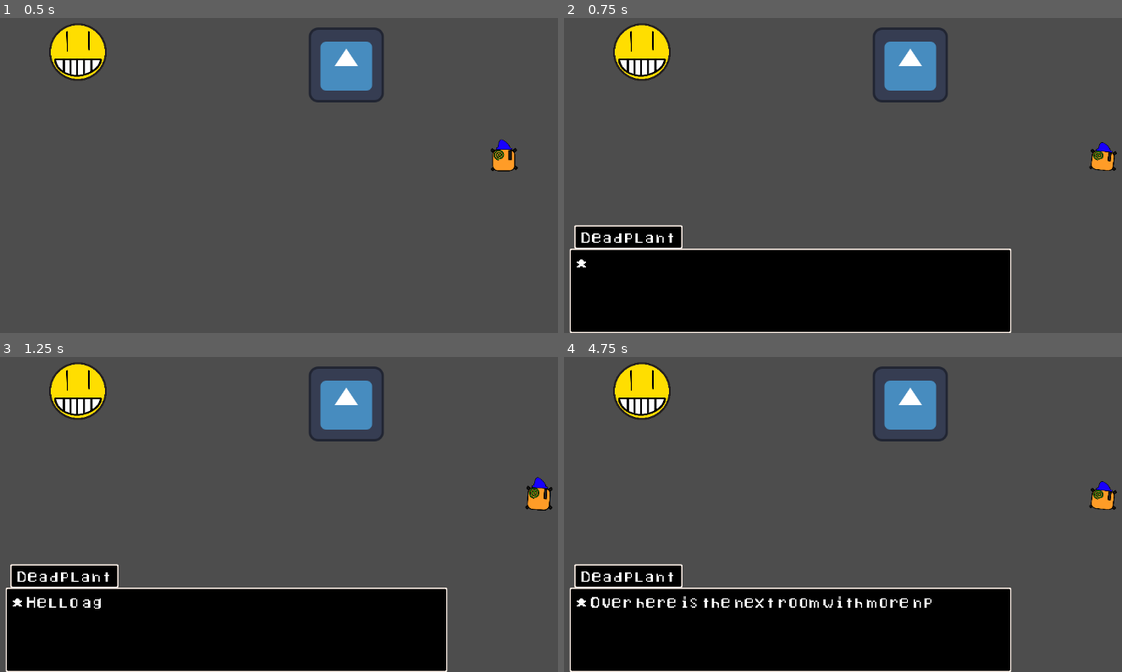
Above: before the commit, frames 1-4 (two rows, left to right).
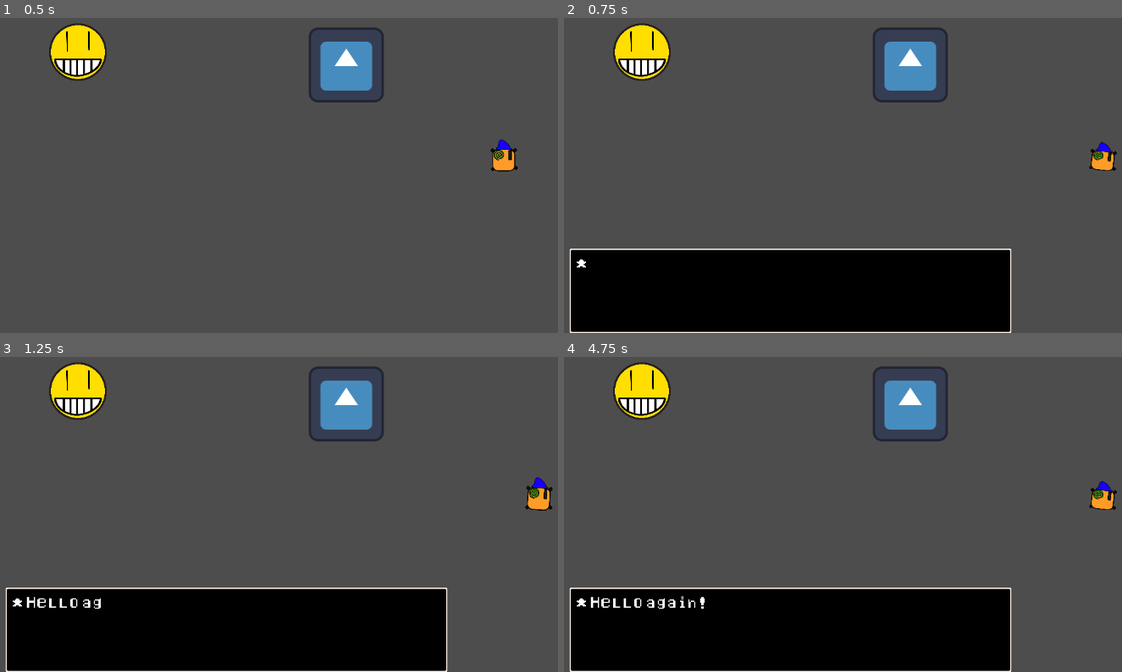
Above: after the commit, the same moments.

Repository: DeadPlant09/Godot-Dialogue-system
Game: Godot game, scene res://Scene's/Area's/Room 1.tscn
Two runs of this game, one before a commit and one after it. Both use one fixed random seed, a clock stepped at 60 frames per second and the inputs below. The engine's default icon, where the game draws it, is replaced by a stand-in: a white triangle on a blue panel in a dark square.
Inputs:
- Up to frame 1 (0.5 s): no input
- Up to frame 2 (0.75 s): hold Right (Right) from 0.53 s (still down); hold E (Continue) from 0.53 s (still down)
- Up to frame 3 (1.25 s): keep holding Right (Right); keep holding E (Continue)
- Up to frame 4 (4.75 s): tap Enter at 1.25 s; release Right (Right) at 1.28 s; release E (Continue) at 1.28 s; hold Down (Down) 1.28-2.03 s; tap E (Continue) at 1.35, 2.85, 4.35 s; hold Right (Right) 2.03-2.78 s; hold E (Continue) 2.03-2.78 s; hold Up (Up) 2.78-3.53 s; hold E (Continue) 3.53-4.28 s; hold Left (Left) from 3.53 s (still down)

Frame 1 is identical in both runs. In frame 2, 1.4% of the frame differs, in the area x 1-22%, y 65-74%; in frame 3, 1.4%; in frame 4, 2.3%, in the area x 1-66%, y 65-80%.

Commit message:
more features for signals
1) you can make the dialogue wait for when he signal was finshed

2) you can do signal actions without emiting the signal

p.s i fixed npc animation

Diff:
--- a/Resourses/Objects.json
+++ b/Resourses/Objects.json
@@ -1,7 +1,7 @@
 {
 	"1":[
 		{"Name": "Emoji", "Text": "* Hello Dezzy!", "Signal": [false, "update_godot_dialogue"]},
-		{"Name": "Emoji", "Text": "* Did you know the earth is [wave]flat?", "Choices": ["Sure","Your crazy","",""], "Responses": [2,4,0,0], "Aftermath": [3,5,0,0]}
+		{"Name": "Emoji", "Text": "* Did you know the earth is [wave]flat?", "Choices": ["Sure","Your crazy"], "Responses": [2,4], "Aftermath": [3,5]}
 	],
 	"2":[
 		{"Name": "Dezzy", "Text": "* \"of course!\"", "Screen position": [0, -456]},
--- a/Scene's/Area's/Room 1.tscn
+++ b/Scene's/Area's/Room 1.tscn
@@ -33,7 +33,8 @@
 
 [node name="dialougue_area" parent="Emoji" instance=ExtResource("4_fb8ut")]
 Custom_Json_file_0 = "res://Resourses/Objects.json"
-save_conversation = true
+save_conversation = 1
+Debug = true
 
 [node name="CollisionShape2D" type="CollisionShape2D" parent="Emoji/dialougue_area"]
 shape = SubResource("CircleShape2D_ui07i")
@@ -65,7 +66,7 @@
 starting_conversation = 6
 ending_conversation = 7
 connect_signal = "update_godot_dialogue"
-save_conversation = true
+save_conversation = 1
 
 [node name="CollisionShape2D" type="CollisionShape2D" parent="Godot Icon/dialougue_area"]
 position = Vector2(0, -1)
--- a/Scene's/Area's/Room 2.tscn
+++ b/Scene's/Area's/Room 2.tscn
@@ -35,7 +35,7 @@
 }
 
 [sub_resource type="Animation" id="Animation_6df37"]
-resource_name = "Standing"
+resource_name = "Standing0"
 tracks/0/type = "value"
 tracks/0/imported = false
 tracks/0/enabled = true
@@ -62,7 +62,7 @@
 }
 
 [sub_resource type="Animation" id="Animation_857w5"]
-resource_name = "Talk"
+resource_name = "Talk0"
 loop_mode = 1
 step = 0.1
 tracks/0/type = "value"
@@ -93,8 +93,8 @@
 [sub_resource type="AnimationLibrary" id="AnimationLibrary_ta6ol"]
 _data = {
 &"RESET": SubResource("Animation_wb2vx"),
-&"Standing": SubResource("Animation_6df37"),
-&"Talk": SubResource("Animation_857w5")
+&"Standing0": SubResource("Animation_6df37"),
+&"Talk0": SubResource("Animation_857w5")
 }
 
 [sub_resource type="CircleShape2D" id="CircleShape2D_vqit6"]
@@ -106,8 +106,23 @@
 [sub_resource type="RectangleShape2D" id="RectangleShape2D_7860w"]
 size = Vector2(69, 676)
 
+[sub_resource type="Animation" id="Animation_vumjn"]
+length = 0.001
+tracks/0/type = "value"
+tracks/0/imported = false
+tracks/0/enabled = true
+tracks/0/path = NodePath("Sprite:scale")
+tracks/0/interp = 1
+tracks/0/loop_wrap = true
+tracks/0/keys = {
+"times": PackedFloat32Array(0),
+"transitions": PackedFloat32Array(1),
+"update": 0,
+"values": [Vector2(0.1, 0.1)]
+}
+
 [sub_resource type="Animation" id="Animation_nlexe"]
-resource_name = "Move Back and fourth"
+resource_name = "Streach0"
 length = 2.0
 step = 0.002
 tracks/0/type = "value"
@@ -117,29 +132,14 @@
 tracks/0/interp = 1
 tracks/0/loop_wrap = true
 tracks/0/keys = {
-"times": PackedFloat32Array(0.04, 0.5, 1, 1.5, 2),
-"transitions": PackedFloat32Array(1, 1, 1, 1, 1),
-"update": 0,
-"values": [Vector2(0.1, 0.1), Vector2(0.1, 0.05), Vector2(0.1, 0.1), Vector2(0.075, 0.1), Vector2(0.1, 0.1)]
-}
-
-[sub_resource type="Animation" id="Animation_vumjn"]
-length = 0.001
-tracks/0/type = "value"
-tracks/0/imported = false
-tracks/0/enabled = true
-tracks/0/path = NodePath("Sprite:scale")
-tracks/0/interp = 1
-tracks/0/loop_wrap = true
-tracks/0/keys = {
-"times": PackedFloat32Array(0),
-"transitions": PackedFloat32Array(1),
-"update": 0,
-"values": [Vector2(0.1, 0.1)]
+"times": PackedFloat32Array(0.04, 0.5, 1.01),
+"transitions": PackedFloat32Array(1, 1, 1),
+"update": 0,
+"values": [Vector2(0.1, 0.1), Vector2(0.1, 0.05), Vector2(0.1, 0.1)]
 }
 
 [sub_resource type="Animation" id="Animation_omr6p"]
-resource_name = "Talk"
+resource_name = "Talk0"
 step = 0.1
 tracks/0/type = "value"
 tracks/0/imported = false
@@ -156,9 +156,9 @@
 
 [sub_resource type="AnimationLibrary" id="AnimationLibrary_brkx7"]
 _data = {
-&"Move Back and fourth": SubResource("Animation_nlexe"),
 &"RESET": SubResource("Animation_vumjn"),
-&"Talk": SubResource("Animation_omr6p")
+&"Streach0": SubResource("Animation_nlexe"),
+&"Talk0": SubResource("Animation_omr6p")
 }
 
 [sub_resource type="CircleShape2D" id="CircleShape2D_pl8kn"]
@@ -180,7 +180,7 @@
 libraries = {
 &"": SubResource("AnimationLibrary_ta6ol")
 }
-autoplay = "Standing"
+autoplay = "Standing0"
 
 [node name="Prisoner" type="Sprite2D" parent="Prisoner"]
 position = Vector2(1.00001, -12)
@@ -213,16 +213,16 @@
 position = Vector2(687, 200)
 collision_layer = 4
 dialogue_area = NodePath("dialougue_area")
-Sprite_animation = NodePath("Move Back and fourth")
-start_from_positon = Vector2(687, 200)
-go_to_positon = Vector2(687, 400)
+Sprite_animation = NodePath("Streach")
 
 [node name="Sprite" type="Sprite2D" parent="Worker"]
-position = Vector2(0, -12.5)
+position = Vector2(-11, 0.999998)
 scale = Vector2(0.1, 0.1)
 texture = ExtResource("6_47yjd")
-
-[node name="Move Back and fourth" type="AnimationPlayer" parent="Worker"]
+centered = false
+offset = Vector2(0, -260)
+
+[node name="Streach" type="AnimationPlayer" parent="Worker"]
 libraries = {
 &"": SubResource("AnimationLibrary_brkx7")
 }
--- a/Scene's/Chracter's/Dezzy.tscn
+++ b/Scene's/Chracter's/Dezzy.tscn
@@ -174,7 +174,7 @@
 }
 
 [sub_resource type="RectangleShape2D" id="RectangleShape2D_37d8f"]
-size = Vector2(78, 76)
+size = Vector2(78, 50)
 
 [node name="Dezzy" type="CharacterBody2D"]
 scale = Vector2(0.5, 0.5)
@@ -183,6 +183,7 @@
 script = ExtResource("1_4o1qc")
 
 [node name="Image" type="Sprite2D" parent="."]
+y_sort_enabled = true
 position = Vector2(0, 4)
 rotation = 0.151844
 scale = Vector2(0.5, 0.5)
@@ -197,5 +198,5 @@
 autoplay = "Idle"
 
 [node name="hitbox" type="CollisionShape2D" parent="."]
-position = Vector2(-5, 8)
+position = Vector2(-5, 21)
 shape = SubResource("RectangleShape2D_37d8f")
--- a/save_conv_temp.cfg
+++ b/save_conv_temp.cfg
@@ -1,3 +1,3 @@
 [conversations]
 
-"Godot Icon"=[6, 7]
+Emoji=[1, 1]
--- a/scripts/Components/Button Scelect.gd
+++ b/scripts/Components/Button Scelect.gd
@@ -14,7 +14,7 @@
 
 func _process(_delta: float) -> void:
 	if dialoue_choices == true:
-		if Diauloge_Systerm.choices_exsist == true and Diauloge_Systerm.has_dialogue_ran == true: # fix this moving when a character without chocies is speaking?
+		if Diauloge_Systerm.choices_exsist == true and Diauloge_Systerm.is_dialogue_runing == false: # fix this moving when a character without chocies is speaking?
 			if button_0.text != '' and not button_0.has_focus() and Input.is_action_just_pressed("Left"):
 				button_0.grab_focus()
 			if button_1.text != '' and not button_1.has_focus() and Input.is_action_just_pressed("Right"):
--- a/scripts/Components/dialougue_area.gd
+++ b/scripts/Components/dialougue_area.gd
@@ -5,7 +5,9 @@
 @export var starting_conversation = 1
 @export var ending_conversation = 0 # has to be an int
 @export var connect_signal:String
-@export var save_conversation:bool
+@export var permennt_path = "res://save_conv_per.cfg"
+enum SAVES {empty, Temporary, Permanent}
+@export var save_conversation:SAVES = SAVES.empty
 @export var Debug = false
 
 var detect_player:bool = false
@@ -13,8 +15,9 @@
 
 func _ready() -> void:
 	collision_layer = 0
-	if save_conversation: Load_converstion()
 	if Diauloge_Systerm.has_signal(connect_signal): Diauloge_Systerm.connect(connect_signal, Signal_actions)
+	if save_conversation == SAVES.Temporary: Load_converstion(Diauloge_Systerm.temp_save_Path)
+	if save_conversation == SAVES.Permanent: Load_converstion(permennt_path)
 	if starting_conversation >= 1 and ending_conversation <= 0: ending_conversation = starting_conversation
 
 
@@ -32,8 +35,8 @@
 		detect_player = false # turn the player cheack to false
 		collision_layer = 0
 		update_current_dialogue()
-		if save_conversation:
-			Save_converstion()
+		if save_conversation == SAVES.Temporary: Save_converstion(Diauloge_Systerm.temp_save_Path)
+		if save_conversation == SAVES.Permanent: Save_converstion(permennt_path)
 
 
 
@@ -47,14 +50,14 @@
 
 
 
-func Save_converstion():
-	if FileAccess.file_exists(Diauloge_Systerm.temp_save_Path): config.load(Diauloge_Systerm.temp_save_Path)
+func Save_converstion(path:String):
+	if FileAccess.file_exists(path): config.load(path)
 	config.set_value("conversations", get_parent().name, [starting_conversation, ending_conversation])
-	config.save(Diauloge_Systerm.temp_save_Path)
+	config.save(path)
 
 
-func Load_converstion():
-	if config.load(Diauloge_Systerm.temp_save_Path)  != OK: return # using the save path to load the save file
+func Load_converstion(path:String):
+	if config.load(path) != OK: return # using the save path to load the save file
 	starting_conversation = config.get_value("conversations", get_parent().name, [1])[0]
 	ending_conversation = config.get_value("conversations", get_parent().name, [1, 0])[1]
 
@@ -80,10 +83,16 @@
 	# Reset the value of Diauloge_Systerm current Ending_Conversation
 	Diauloge_Systerm.Ending_Conversation = Diauloge_Systerm.Default_Ending_Conversation
 
+func run_signal_actions(action: String): # to run a signal action without runing a signal
+	connect_signal = action
+	Signal_actions()
 
 func Signal_actions():
-	if Debug: print("connected" + get_parent().name)
-	if connect_signal == "update_godot_dialogue":
+	if Debug: print("connected_custom " + get_parent().name)
+	if connect_signal == "update_godot_dialogue" and get_parent().name == "Godot Icon":
 		if starting_conversation == 6:
 			starting_conversation = 8
 			ending_conversation = 9
+	await get_tree().create_timer(3).timeout
+	if Diauloge_Systerm.signal_wait_finshed: Diauloge_Systerm.wait_signal_finshed = false
+	print("done")
--- a/scripts/Components/npc_body.gd
+++ b/scripts/Components/npc_body.gd
@@ -3,39 +3,44 @@
 # @export variables
 @export var dialogue_area:DialogueArea
 @export var Sprite_animation:AnimationPlayer
+@export var connect_signal:String
 
 # variables
-var is_moving:bool
+var is_talking:bool
 var player_in_diulogue_area
-var play_talking_animation = true
-@export var start_from_positon:Vector2
-@export var go_to_positon:Vector2
+var talk_index = 0
+
+func _ready() -> void:
+	if Diauloge_Systerm.has_signal(connect_signal): Diauloge_Systerm.connect(connect_signal, Signal_actions)
+
 
 func _process(_delta: float) -> void:
-	#Back_and_fouth()
-	if dialogue_area.detect_player and Input.is_action_just_pressed("Continue"):
-		is_moving = false
-	if Diauloge_Systerm.Deactivated == false: # if the Diauloge_Systerm is done with dialogue
-		is_moving = true
-	if Sprite_animation != null:
-		npc_animations()
+	if dialogue_area.detect_player and Diauloge_Systerm.Sprites.get_child(2).text == name:  # if the player is in the area and the npc is speaking
+		is_talking = true
+	else: # if the player isnt in the area or the npc isnt speaking
+		is_talking = false
+	if Sprite_animation != null: npc_animations()
 
 
-#func Back_and_fouth():
-	#if position != go_to_positon and is_moving:
-		#position += go_to_positon
-	#elif position != start_from_positon and is_moving:
-		#position += start_from_positon
 
 func npc_animations():
-	if is_moving:
-		Sprite_animation.get_animation(Sprite_animation.name).loop_mode = Animation.LOOP_LINEAR
-		Sprite_animation.play(Sprite_animation.name)
-	else:
-		if play_talking_animation:
-			Sprite_animation.play("Talk")
-			if Diauloge_Systerm.is_dialogue_runing:
-				Sprite_animation.play("Talk")
-			elif Diauloge_Systerm.has_dialogue_ran:
-				Sprite_animation.pause()
-				Sprite_animation.play("Talk")
+	if not is_talking: # if the npc isnt talking
+		Sprite_animation.get_animation(Sprite_animation.name + str(talk_index)).loop_mode = Animation.LOOP_LINEAR
+		Sprite_animation.play(Sprite_animation.name + str(talk_index))
+	else: # if the npc is talking
+		Sprite_animation.play("Talk" + str(talk_index))
+		if Diauloge_Systerm.is_dialogue_runing: # if the npc is currently talking
+			Sprite_animation.play("Talk" + str(talk_index))
+		else: # if the npc is finsished talking
+			Sprite_animation.pause()
+			Sprite_animation.play("Talk" + str(talk_index))
+
+
+func run_signal_actions(action: String): # to run a signal action without runing a signal
+	connect_signal = action
+	Signal_actions()
+
+
+func Signal_actions():
+	if connect_signal == "update_godot_dialogue":
+		print("connect")
--- a/scripts/UI/dialogue_systerm.gd
+++ b/scripts/UI/dialogue_systerm.gd
@@ -2,6 +2,9 @@
 
 # signal
 signal dialogue_finished
+signal signal_wait_finshed
+
+# custom signals
 signal update_godot_dialogue
 #node variables
 @onready var dialogue_ui = $"Dialogue UI"
@@ -28,13 +31,12 @@
 var conversation_id = Default_Conversation_ID
 var Default_Dialogue_ID = 0
 var current_diauogue_id = Default_Dialogue_ID
-var in_current_dialogue
+var current_dialogue
 var choices_exsist = false
 var Choice_Responces:Array
 var Choice_Aftermath:Array
 var Deactivated = false
-var is_dialogue_runing = true
-var has_dialogue_ran = false
+var is_dialogue_runing = false
 var Profile_index = 1
 
 # option variables
@@ -45,6 +47,7 @@
 	set(new_value):
 		emit_custom = new_value # nessasary
 		if emit_custom.size() == 2 and emit_custom[0] == false: # play_at_end = false
+			print("emit_custom")
 			emit_signal(emit_custom[1])
 var default_volume_db = 0.0
 var skipable = true
@@ -57,24 +60,30 @@
 var silent_characters = [" ","!",",", "-", ".", "?",";", '"', "©", "™", "[", "]"]
 var just_show_text = false
 var hide_profile = false
+var hide_name = false
+var hidden_names = ["Deadplant", "Narrarator"]
+var wait_signal_finshed = false:
+	set(new_value):
+		wait_signal_finshed = new_value # nessasary
+		signal_wait_finshed.emit()
 
 func _ready() -> void:
 	if FileAccess.file_exists(temp_save_Path): DirAccess.remove_absolute(temp_save_Path)
 	hide()
 
-func Run_dialouge(file:String, Conv:int): # To run certin dialouge simpley
+
+func Run_dialouge(file:String, Conv:int): # To run certin dialouge simply
 	Json_file = file
 	conversation_id = Conv
 	Ending_Conversation = Conv
 	in_Cutscene = true
 	start_dialogue()
 
+
 func start_dialogue() -> void:
 	if Debug_output: print("Deactivated: "+ str(Deactivated))
 	if Deactivated: return
 
-	Sprites.visible = not just_show_text
-	Sprites.get_child(3).visible = not hide_profile
 	show_responce.play("RESET") # so the responce hides when you run the same dialouge
 	show()
 	Deactivated = true # so next time it enters the function it wit imeditly exit
@@ -85,6 +94,7 @@
 
 	current_diauogue_id = -1 # first dialogue line in JSON
 	Next_Dialogue()
+
 
 
 func load_Json(filepath: String):
@@ -96,15 +106,16 @@
 
 
 func _input(event: InputEvent) -> void:
-	if Detect_Player or in_Cutscene and not is_dialogue_runing:
-		if has_dialogue_ran and event.is_action_pressed("Continue") and not wait_for_responses:
-			Next_Dialogue()
+	if not Detect_Player or not in_Cutscene and is_dialogue_runing: return
+	if event.is_action_pressed("Continue") and not wait_for_responses:
+		Next_Dialogue()
 
 
 
 func Next_Dialogue():
 	current_diauogue_id += 1
 	options.hide()
+	print("done")
 
 	if current_diauogue_id  >= len(Dialogue[str(conversation_id)]): # if thers no more dialogue
 		Deactivated = false
@@ -117,30 +128,38 @@
 
 		return # to exit out the function
 
-	in_current_dialogue = Dialogue[str(conversation_id)][current_diauogue_id]
+	current_dialogue = Dialogue[str(conversation_id)][current_diauogue_id]
 	is_dialogue_runing = true
-	has_dialogue_ran = false
 
 	# seting up dialogue
 	set_up_dialogue_options()
+
+	if emit_custom[0] == false and wait_signal_finshed:
+		hide()
+		await signal_wait_finshed
+		show()
+
 	Set_Profile()
 	set_text()
+	print("done waiting")
+
 
 
 func set_up_dialogue_options():
-	Profile_index = int(in_current_dialogue.get('Face', 0))
-	Character_Voice.volume_db = in_current_dialogue.get('volume', 0.0)
-	can_move = in_current_dialogue.get('can move', false)
-	skipable = in_current_dialogue.get('skipable', true)
-	play_voice = in_current_dialogue.get('voice', true)
-	auto_skip = in_current_dialogue.get('Auto Skip', false)
-	wait_for_responses = in_current_dialogue.get('Choices') or in_current_dialogue.get('Reactions')
-	pause_at_ending_of_sentence =  in_current_dialogue.get('pause at ending', true)
-	just_show_text = in_current_dialogue.get('just text', false)
-	hide_profile = in_current_dialogue.get('hide profile', false)
-	pause_at_index = in_current_dialogue.get('pause')
-	emit_custom = in_current_dialogue.get('Signal', [false])
-
+	Profile_index = int(current_dialogue.get('Face', 0))
+	Character_Voice.volume_db = current_dialogue.get('volume', 0.0)
+	can_move = current_dialogue.get('can move', false)
+	skipable = current_dialogue.get('skipable', true)
+	play_voice = current_dialogue.get('voice', true)
+	auto_skip = current_dialogue.get('Auto Skip', false)
+	wait_for_responses = current_dialogue.get('Choices') or current_dialogue.get('Reactions')
+	pause_at_ending_of_sentence =  current_dialogue.get('pause at ending', true)
+	just_show_text = current_dialogue.get('just text', false)
+	hide_profile = current_dialogue.get('hide profile', false)
+	pause_at_index = current_dialogue.get('pause')
+	hide_name = current_dialogue.get('hide name', false)
+	emit_custom = current_dialogue.get('Signal', [false])
+	wait_signal_finshed = current_dialogue.get('wait signal', false)
 
 
 func Set_Profile(): # runs befor options are set
@@ -148,34 +167,45 @@
 	# reset the postion and size to defaults
 	Character_Voice.stream = load(Voice_path + "Default dialogue voice.wav")
 
-	Sprites.get_child(2).text = in_current_dialogue["Name"]
-
-	if FileAccess.file_exists(Voice_path + str(in_current_dialogue['Name']) + " voice.wav"):
-		Character_Voice.stream = load(Voice_path + str(in_current_dialogue['Name']) + " voice.wav")
+	Sprites.visible = not just_show_text
+	Sprites.get_child(3).visible = not hide_profile
+
+	for names in hidden_names:
+		if current_dialogue["Name"] == names:
+			hide_name = true
+			break
+
+	Sprites.get_child(1).visible = not hide_name
+	Sprites.get_child(2).visible = not hide_name
+
+	if FileAccess.file_exists(Voice_path + str(current_dialogue['Name']) + " voice.wav"):
+		Character_Voice.stream = load(Voice_path + str(current_dialogue['Name']) + " voice.wav")
 
 	for animation in profile_animations.get_animation_list():
-		var Full_name = in_current_dialogue['Name'] + str(Profile_index)
+		var Full_name = current_dialogue['Name'] + str(Profile_index)
 		if animation.contains(Full_name):
-			#print(Full_name)
+			if Debug_output: print("animation: " + Full_name)
 			Character_Text.position.x = 320
 			Character_Text.size.x = 608
 			profile_animations.play(Full_name, -1, 0.0)
 			break # so it donet cheak for other animations after it found the spisific one
 		else:
-			#print("Full_name")
+			if Debug_output: print("animation: "+ "RESET")
 			profile_animations.play("RESET")
 			Character_Text.position.x = 208
 			Character_Text.size.x = 720
 
 
-
 func set_text():
-	if in_current_dialogue.get('Screen position', []):# if that 'Screen_position' doesnt exist it will return null
-		dialogue_ui.position.x = in_current_dialogue['Screen position'][0]
-		dialogue_ui.position.y = in_current_dialogue['Screen position'][1]
-
-	Character_Text.text = in_current_dialogue['Text']
-	scrolling_text(Character_Text, in_current_dialogue.get('Speed', 0.05)) # make the charcter text scroll after you set it
+
+	Sprites.get_child(2).text = current_dialogue.get('Name', "")
+
+	if current_dialogue.get('Screen position', []):# if that 'Screen_position' doesnt exist it will return null
+		dialogue_ui.position.x = current_dialogue['Screen position'][0]
+		dialogue_ui.position.y = current_dialogue['Screen position'][1]
+
+	Character_Text.text = current_dialogue.get('Text', "")
+	scrolling_text(Character_Text, current_dialogue.get('Speed', 0.05)) # make the charcter text scroll after you set it
 
 
 
@@ -220,20 +250,20 @@
 			break # exit out of for loop
 
 	if text_node.visible_characters == text_node.text.length(): # if all the text is showen.
-		if Debug_output:print("finised")
+		if Debug_output: print("finised dialogue")
 		# if that 'Responses' doesnt exist it will return null
-		if not current_diauogue_id  >= len(Dialogue[str(conversation_id)]) and in_current_dialogue.get('Choices'):# when pressing the skip button to fast it crashesx
-			if Debug_output: print(in_current_dialogue['Choices'])
+		if not current_diauogue_id  >= len(Dialogue[str(conversation_id)]) and current_dialogue.get('Choices'):# when pressing the skip button to fast it crashesx
+			if Debug_output: print(current_dialogue['Choices'])
+
 			choices_exsist = true
-			Choice_Responces = in_current_dialogue['Responses']
-			Choice_Aftermath = in_current_dialogue['Aftermath']
+			Choice_Responces = current_dialogue['Responses']
+			Choice_Aftermath = current_dialogue['Aftermath']
 			show_choices()
 
 		if emit_custom[0] == true: # play_at_end = true
 			emit_signal(emit_custom[1])
 
 		is_dialogue_runing = false
-		has_dialogue_ran = true
 
 		# after dialouge
 		if not choices_exsist: show_reactions() #if there are choices there can be any Reactions
@@ -242,52 +272,55 @@
 
 func show_choices():
 	# variables
-	var Choices:Array = in_current_dialogue['Choices']
+	var Choices:Array = current_dialogue['Choices']
 	# reset options text
 	for b in options.get_children():
 		if b is Button:
 			b.text = ""
-
+	# if move_index_up_by >= current_dialogue['Reactions'].size(): break
 	options.position = Vector2(200, 504) # default posioton
-	if Choices[2] == "" and Choices[3] == "":
+
+	if not Character_Text.text == "":
 		options.position = Vector2(200, 536)
 
 	for b in options.get_children():
+
+		if not b is Button: return
 		var index = b.get_index()
-		if b is Button:
-			options.get_child(index).visible = false
-			if not Choices[index] == "": # Make sure theres a reaction text
-				options.show()
-				options.get_child(index).visible = true
-				options.get_child(index).text = Choices[index]
-
-				if Choices.size() == 1: options.get_child(0).grab_focus()
-
-				if Debug_output: print(options.get_child(index).text)
-
-				if Choice_Responces[index] != 0:
-					options.get_child(index).pressed.connect(func():
-						change_to_choice_dialouge(index)
-						)
-				else:
-					if Debug_output: print("choice " + str(b.get_index()) + " exit")
-					dialogue_finished.emit()
-					return # to exit out the function
+		options.get_child(index).visible = false
+
+		if Choices.size() > index and not Choices[index] == "": # Make sure theres a reaction text
+			options.show()
+			options.get_child(index).visible = true
+			options.get_child(index).text = Choices[index]
+
+			if Choices.size() == 1: options.get_child(0).grab_focus()
+
+			if Debug_output: print(options.get_child(index).text)
+
+			if Choice_Responces[index] != 0:
+				options.get_child(index).pressed.connect(func():
+					change_to_choice_dialouge(index)
+					)
+			else:
+				if Debug_output: print("choice " + str(b.get_index()) + " exit")
+				dialogue_finished.emit()
+				return # to exit out the function
 
 
 func show_reactions():
 	var react = 0
 	var move_index_up_by = 0
-	if in_current_dialogue.get('Reactions'):
+	if current_dialogue.get('Reactions'):
 		for R in Reactions:
-			if move_index_up_by >= in_current_dialogue['Reactions'].size(): break
+			if move_index_up_by >= current_dialogue['Reactions'].size(): break
 
 			Reactions[react].get_child(1).text = ""
-			if FileAccess.file_exists(Profile_path + str(in_current_dialogue['Reactions'][0 + move_index_up_by]) + " Profile.png"):
-				Reactions[react].get_child(0).texture = load(Profile_path + str(in_current_dialogue['Reactions'][0 + move_index_up_by]) + " Profile.png")
-				Reactions[react].get_child(0).frame = int(in_current_dialogue['Reactions'][1 + move_index_up_by])
-
-			Reactions[react].get_child(1).text =  in_current_dialogue.get('Reactions', ["",0,""])[2 + move_index_up_by]
+			if FileAccess.file_exists(Profile_path + str(current_dialogue['Reactions'][0 + move_index_up_by]) + " Profile.png"):
+				Reactions[react].get_child(0).texture = load(Profile_path + str(current_dialogue['Reactions'][0 + move_index_up_by]) + " Profile.png")
+				Reactions[react].get_child(0).frame = int(current_dialogue['Reactions'][1 + move_index_up_by])
+
+			Reactions[react].get_child(1).text =  current_dialogue.get('Reactions', ["",0,""])[2 + move_index_up_by]
 			react += 1
 			move_index_up_by += 3
 
@@ -297,11 +330,11 @@
 		wait_for_responses = false # to make sure that it only runs after "slide in", in no other animation
 
 
-
 func _on_overlap_detection_body_entered(body: Node2D) -> void:
 	if visible == false:
 		dialogue_ui.position.y = -456
 
+
 func _on_overlap_detection_body_exited(body: Node2D) -> void:
 	if visible == false:
 		dialogue_ui.position = Vector2.ZERO
@@ -310,6 +343,7 @@
 func _on_overlap_detection_area_entered(area: Area2D) -> void:
 	if  visible == false:
 		dialogue_ui.position.y = -456
+
 
 func change_to_choice_dialouge(choice): # cannot get path to 'Responses' in  this function spisificly
 	conversation_id = int(Choice_Responces[choice])
@@ -320,6 +354,7 @@
 	Deactivated = false
 	start_dialogue()
 
+
 func _on_overlap_detection_area_exited(area: Area2D) -> void:
 	if visible == false:
 		dialogue_ui.position = Vector2.ZERO
